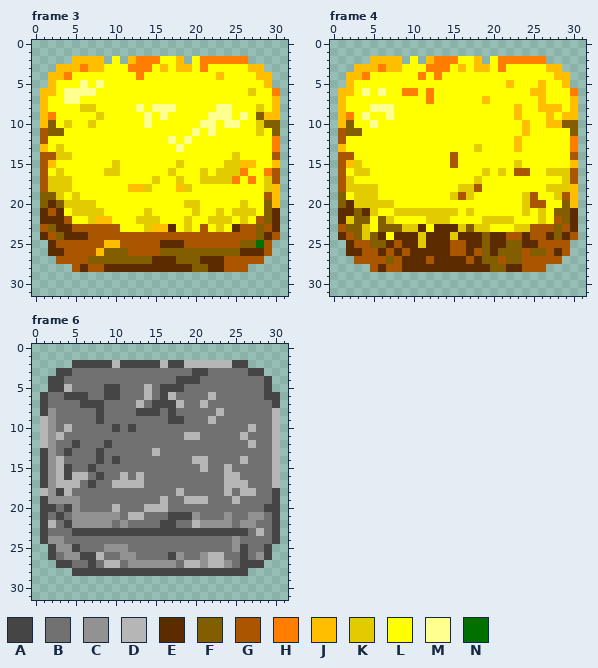
File history of a pixel-art file, res/TerrainSheet.aseprite. The picture above is the old version.
32x32 pixels, 25 frames. Colours within 5 levels of each other are drawn and written as one. Shown: frame 3, frame 4, frame 6. The commit also changed other frames, which this record leaves out.
Palette (. is transparent): A #454545  B #717171  C #929292  D #b6b6b6  E #5c2b00  F #825e00  G #aa5500  H #ff7d00  J #ffbe00  K #e2cc00  L #ffff00  M #ffff90  N #007100
After the commit:
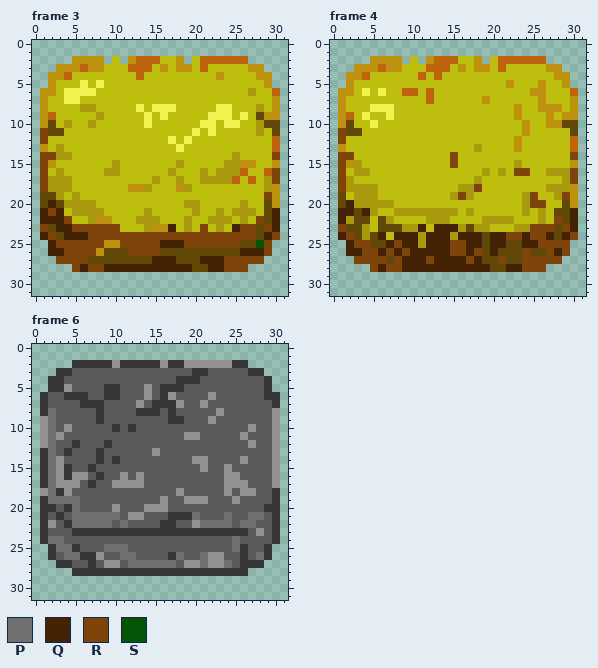
Colours new in this view: P #717171  Q #442305  R #7e440a  S #065406
Changes in this commit:
@@ palette @@
-A #454545
+A #373737
-B #717171
+B #5a5a5a
-F #825e00
+F #614807
-H #ff7d00
+H #be640e
-J #ffbe00
+J #be910e
-K #e2cc00
+K #a8990d
-L #ffff00
+L #bebe0e
-M #ffff90
+M #f2f24e
--- frame 3
@@ x 0..31 @@
 10 .JFLKLLKLLLLLLMLLLLLLMMLMMLLKFF.
-11 .GFFLLLLLLLLLLLLLLLLMLMLLLLLKLF.
-12 .GLLLLLLLLLLLLLLLMLMLLLLLLLLLLH.
+11 .RFFLLLLLLLLLLLLLLLLMLMLLLLLKLF.
+12 .RLLLLLLLLLLLLLLLMLMLLLLLLLLLLH.
 13 .JLKLLLLLLLLLLLLLLMLLLLLLLLLLLH.
-14 .GGKKLLLLLLLLLLLLLLLLLLLLKLLLLG.
-15 .GJLLLLLLLKLLLLLLLKLLLLLKKJJLLJ.
-16 .GLKLLLLLKKLLLLLLKLLLKLKKKHLLHG.
-17 .GKKKLLLLLLLLLLKLLKLLKKKKHLHLKG.
-18 .GKKKLLLLLLLJJKLLLJKLLLLLLLLLKJ.
-19 .FFKLKLLLLLLLLLLLLLLLLLLLLLLLGJ.
-20 .FEFKKKKLLLLLLLLLLLKKLLLLLKLLFJ.
-21 .EGELKKKKLLLLLKLLLLLKLLKLKKKLFE.
-22 .EEEGLLKJJLLLKKKLLLKLLKKKLKLGFE.
-23 .GFEEGGGGGGLLLKJJELKLGLKLEGGFGE.
-24 .EGFEEEGGGGGGGGGGGGGGGGGGGGGFEG.
-25 ..EGGGGGGJJGGGGGEEEGGGGGGGFFNG..
-26 ..EEGGGGJFFFGGGGFFFFFFFFFFEEEG..
-27 ...GGGGFFFFFFFFEEEFFFEEEGGGGG...
-28 .....GEGGEEEEEEEEEEEFFEEGGG.....
+14 .RRKKLLLLLLLLLLLLLLLLLLLLKLLLLR.
+15 .RJLLLLLLLKLLLLLLLKLLLLLKKJJLLJ.
+16 .RLKLLLLLKKLLLLLLKLLLKLKKKHLLHR.
+17 .RKKKLLLLLLLLLLKLLKLLKKKKHLHLKR.
+18 .RKKKLLLLLLLJJKLLLJKLLLLLLLLLKJ.
+19 .FFKLKLLLLLLLLLLLLLLLLLLLLLLLRJ.
+20 .FQFKKKKLLLLLLLLLLLKKLLLLLKLLFJ.
+21 .QRQLKKKKLLLLLKLLLLLKLLKLKKKLFQ.
+22 .QQQRLLKJJLLLKKKLLLKLLKKKLKLRFQ.
+23 .RFQQRRRRRRLLLKJJQLKLRLKLQRRFRQ.
+24 .QRFQQQRRRRRRRRRRRRRRRRRRRRRFQR.
+25 ..QRRRRRRJJRRRRRQQQRRRRRRRFFSR..
+26 ..QQRRRRJFFFRRRRFFFFFFFFFFQQQR..
+27 ...RRRRFFFFFFFFQQQFFFQQQRRRRR...
+28 .....RQRRQQQQQQQQQQQFFQQRRR.....
 29 ................................
--- frame 4
@@ x 0..31 @@
 10 .JFLLMLLLLLLLLLLLLLLLLLLJLLJJFF.
-11 .GFFLLLLLLLLLLLLLLLLLLLLJLLLLLF.
-12 .GLLLLLLLLLLLLLLLLLLLLLJLLLLLLH.
+11 .RFFLLLLLLLLLLLLLLLLLLLLJLLLLLF.
+12 .RLLLLLLLLLLLLLLLLLLLLLJLLLLLLH.
 13 .JLLLLLLLLLLLLLLLLKLLLLJLLLLLLH.
-14 .GGLLLLLLLLLLLLGLLLLLLLLLLLLLLG.
-15 .GJKLLLLLLLLLLLGLLLLLLLKLLLLLLJ.
-16 .GLKKLLLLLLLLLLLLLLKLKLGGLLKKKG.
-17 .GKLLLLLLLLLLLLLLLKLLLLLLLLLLKG.
-18 .GKKKKLLLLLLLLLLKKGLLLLLLLLKKKJ.
-19 .FLKKKLLLLLLLLLKGKLLLLLLKGLLKGJ.
-20 .FEKKKKKLLLLLLLLLLLLLLLLKGGLLFJ.
-21 .EEFEKLLKKKKKKKKLKLLLLLLKLKLFFE.
-22 .EKFFLFKLLLLKKKLLLLKKKKLLLKLGFE.
-23 .GFFKLFFFKKELEEEKFKKLLLKKGGGFGE.
-24 .EGFKFELEEEKEEEKEEEFEEGGEGGEFEG.
-25 ..EGGFFEGEEKEEEGGEEFEEFFEEGGGG..
-26 ..EEGGEGEGEEEEEGGEGFEFFFGFFGEG..
-27 ...GGGGFGEEEGEEEEGEFFGFFGGGGG...
-28 .....GEGGEEEEEEEEEEEFFEEGGG.....
+14 .RRLLLLLLLLLLLLRLLLLLLLLLLLLLLR.
+15 .RJKLLLLLLLLLLLRLLLLLLLKLLLLLLJ.
+16 .RLKKLLLLLLLLLLLLLLKLKLRRLLKKKR.
+17 .RKLLLLLLLLLLLLLLLKLLLLLLLLLLKR.
+18 .RKKKKLLLLLLLLLLKKRLLLLLLLLKKKJ.
+19 .FLKKKLLLLLLLLLKRKLLLLLLKRLLKRJ.
+20 .FQKKKKKLLLLLLLLLLLLLLLLKRRLLFJ.
+21 .QQFQKLLKKKKKKKKLKLLLLLLKLKLFFQ.
+22 .QKFFLFKLLLLKKKLLLLKKKKLLLKLRFQ.
+23 .RFFKLFFFKKQLQQQKFKKLLLKKRRRFRQ.
+24 .QRFKFQLQQQKQQQKQQQFQQRRQRRQFQR.
+25 ..QRRFFQRQQKQQQRRQQFQQFFQQRRRR..
+26 ..QQRRQRQRQQQQQRRQRFQFFFRFFRQR..
+27 ...RRRRFRQQQRQQQQRQFFRFFRRRRR...
+28 .....RQRRQQQQQQQQQQQFFQQRRR.....
 29 ................................
--- frame 6
@@ x 0..31 @@
  1 ................................
- 2 .....AAAAADAAAAADAADDDDDDAA.....
+ 2 .....AAAAACAAAAACAACCCCCCAA.....
  3 ...AABBBBBBBBBBBBBBBAABBBBBAA...
  4 ..AABBBBBBBBBBBBBBAAABBBBBBBBA..
- 5 ..AADBBBBAABBBDBAAABBBBBBBBBBA..
- 6 .ABBAAABBAABBBDBADBBBBDBBBBBBAA.
- 7 .ABBBBAAABBBBDBAAADBBDBBBBBBBBA.
- 8 .ACBBBBBABBBBAAABABBBBBDBBBBBBD.
- 9 .DCBBBBBABBBBBBBBAABBBDBBBBBBBD.
-10 .DCBDBBBBBABABBBBBBBBBBBBBBDBBD.
-11 .DCDBBBBBBBBBBBBBBBDDBBBBBDBBBD.
-12 .DCBBABBBABBBBBBBBBBBBBBBBBDBBD.
-13 .ACBABBBABBBBBBDBBBBBBBBBBBBBBD.
-14 .ACDBBBBABABBBBBBBBBDDBBBBDBBBD.
-15 .ACDABBABBBBBBBBBBBBBDBBDBBBBBD.
-16 .ACDADDBABBDBDBBBBBBBBBBDDBBBBD.
-17 .ACDDDBABBDDDDBBBBBBBBBBDDDBBBD.
-18 .DCADBBBBBBBBBBBBBDBBBBBDBDDBBA.
-19 .ACCCCBBBBBBBBBBDBBDDDBBBDBBBBA.
-20 .AABACBBBBDBBBDDDBBBBBBBBBBBBAA.
-21 .ABABCCCCCCBDDBBBAAACBBBCBBCCBA.
-22 .ADBACCCCCBCBBBBAABBDCCCCBCCBBA.
-23 .ABBBAAAAAAAAAAAAAAAAAAAAAABDBA.
-24 .ACCBBBBBBBBBBBBBBBBBBBBBCBBBBA.
-25 ..ACCABBBCCCBBBBBBBBBBBBBCABBA..
-26 ..ABCCAADBBCCBBBBACBBCDDBBABCA..
-27 ...AABBABDDBCCCCCCBDDCDDCBAAA...
+ 5 ..AACBBBBAABBBCBAAABBBBBBBBBBA..
+ 6 .ABBAAABBAABBBCBACBBBBCBBBBBBAA.
+ 7 .ABBBBAAABBBBCBAAACBBCBBBBBBBBA.
+ 8 .APBBBBBABBBBAAABABBBBBCBBBBBBC.
+ 9 .CPBBBBBABBBBBBBBAABBBCBBBBBBBC.
+10 .CPBCBBBBBABABBBBBBBBBBBBBBCBBC.
+11 .CPCBBBBBBBBBBBBBBBCCBBBBBCBBBC.
+12 .CPBBABBBABBBBBBBBBBBBBBBBBCBBC.
+13 .APBABBBABBBBBBCBBBBBBBBBBBBBBC.
+14 .APCBBBBABABBBBBBBBBCCBBBBCBBBC.
+15 .APCABBABBBBBBBBBBBBBCBBCBBBBBC.
+16 .APCACCBABBCBCBBBBBBBBBBCCBBBBC.
+17 .APCCCBABBCCCCBBBBBBBBBBCCCBBBC.
+18 .CPACBBBBBBBBBBBBBCBBBBBCBCCBBA.
+19 .APPPPBBBBBBBBBBCBBCCCBBBCBBBBA.
+20 .AABAPBBBBCBBBCCCBBBBBBBBBBBBAA.
+21 .ABABPPPPPPBCCBBBAAAPBBBPBBPPBA.
+22 .ACBAPPPPPBPBBBBAABBCPPPPBPPBBA.
+23 .ABBBAAAAAAAAAAAAAAAAAAAAAABCBA.
+24 .APPBBBBBBBBBBBBBBBBBBBBBPBBBBA.
+25 ..APPABBBPPPBBBBBBBBBBBBBPABBA..
+26 ..ABPPAACBBPPBBBBAPBBPCCBBABPA..
+27 ...AABBABCCBPPPPPPBCCPCCPBAAA...
 28 .....AAAAAAAAAAAAAAAAAAAAAA.....
Boxes around the changes in both pictures, in picture pixels (x1, y1, x2, y2):
changed: (40, 56, 280, 272)
changed: (338, 56, 578, 272)
changed: (40, 360, 280, 576)
